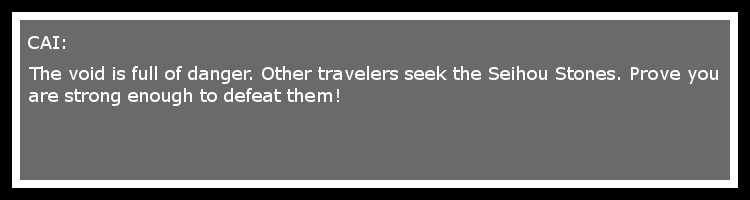
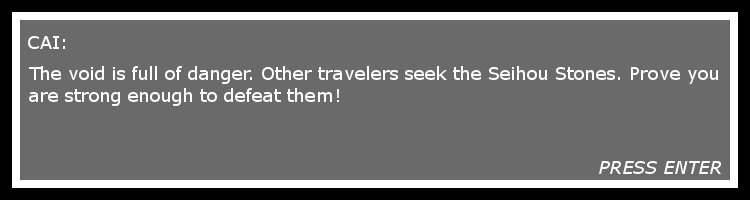
Before/after of a 750 x 200 layered artwork. What changed in the layer stack:
added layer "PRESS ENTER" above "The void is full of danger. Ot..." over [599, 161, 721, 174]
